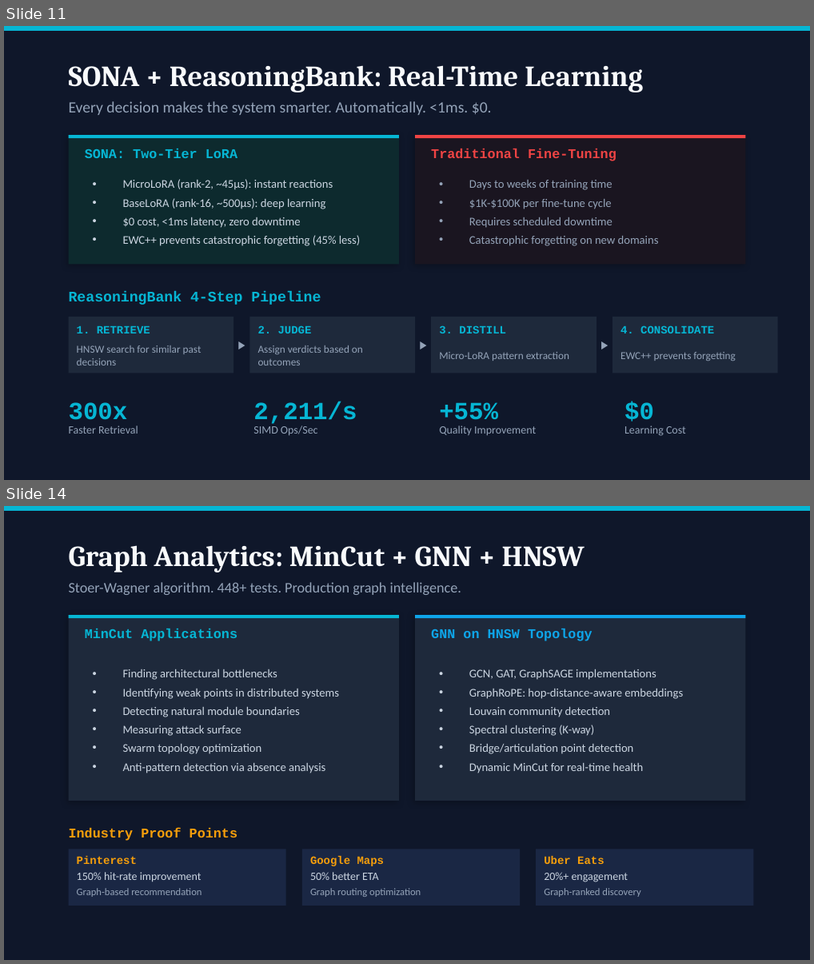
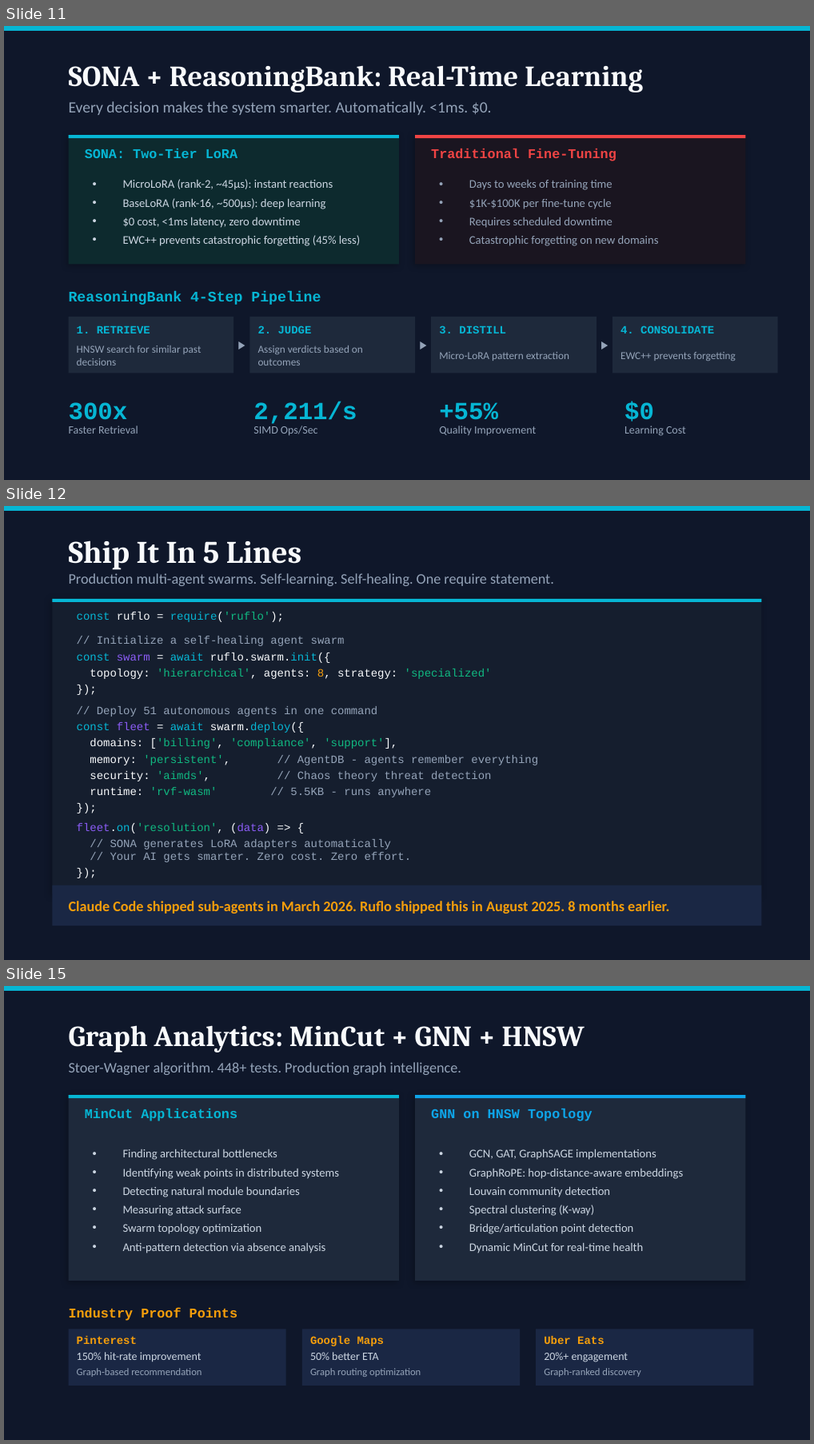
Before and after one commit to JLMA-Agentic-Ai/jlma-Ask-Ruvnet, a slide deck: docs/presentations/CTO-Deck-RuvNet-2026.pptx. Shown one above the other, each under a label of ours: slides 11 and 14 before the commit, slides 11, 12 and 15 after it; the slides between them are not shown. The pictures are 814x964 and 814x1444 pixels, drawn with LibreOffice and Linux fonts; fonts in the diff are those of the drawing. Boxes give left, top, right and bottom in pixels: in the first picture for what was removed or moved away, otherwise in the second. Text is boxed around its words. In the diff, an @@ line names an element or a change of style, - is before the commit and + after.

```diff
--- a/docs/presentations/CTO-Deck-RuvNet-2026.pptx
+++ b/docs/presentations/CTO-Deck-RuvNet-2026.pptx
@@ slide 12 added at bbox=[4, 506, 810, 960], background #0F172A @@
@@ rectangle added at bbox=[4, 506, 810, 511], fill #06B6D4 @@
@@ text added at bbox=[69, 540, 302, 570], 28 pt, text #F8FAFC, bold @@
+Ship It In 5 Lines
@@ text added at bbox=[69, 573, 554, 586], 13 pt, text #94A3B8 @@
+Production multi-agent swarms. Self-learning. Self-healing. One require statement.
@@ rectangle added at bbox=[52, 599, 762, 893], fill #151E2E @@
@@ rectangle added at bbox=[52, 599, 762, 602], fill #06B6D4 @@
@@ text added at bbox=[77, 612, 284, 622], 10 pt, text #06B6D4 @@
+const ruflo = require('ruflo');
@@ text added at bbox=[97, 636, 345, 646], 10 pt, text #94A3B8 @@
+// Initialize a self-healing agent swarm
@@ text added at bbox=[77, 652, 331, 663], 10 pt, text #F8FAFC @@
+const swarm = await ruflo.swarm.init({
@@ text added at bbox=[90, 668, 492, 679], 10 pt, text #F8FAFC @@
+topology: 'hierarchical', agents: 8, strategy: 'specialized'
@@ text added at bbox=[77, 680, 738, 697], 10 pt, text #F8FAFC @@
+});
@@ text added at bbox=[97, 706, 378, 716], 10 pt, text #94A3B8 @@
+// Deploy 51 autonomous agents in one command
@@ text added at bbox=[77, 722, 304, 732], 10 pt, text #06B6D4 @@
+const fleet = await swarm.deploy({
@@ text added at bbox=[90, 738, 398, 748], 10 pt, text #10B981 @@
+domains: ['billing', 'compliance', 'support'],
@@ text added at bbox=[90, 755, 538, 765], 10 pt, text #94A3B8 @@
+memory: 'persistent', // AgentDB - agents remember everything
@@ text added at bbox=[90, 771, 491, 781], 10 pt, text #94A3B8 @@
+security: 'aimds', // Chaos theory threat detection
@@ text added at bbox=[90, 787, 431, 797], 10 pt, text #94A3B8 @@
+runtime: 'rvf-wasm' // 5.5KB - runs anywhere
@@ text added at bbox=[77, 798, 738, 816], 10 pt, text #F8FAFC @@
+});
@@ text added at bbox=[77, 823, 270, 833], 10 pt, text #10B981 @@
+fleet.on('resolution', (data) => {
@@ text added at bbox=[110, 839, 391, 849], 10 pt, text #94A3B8 @@
+// SONA generates LoRA adapters automatically
@@ text added at bbox=[77, 863, 738, 880], 10 pt, text #F8FAFC @@
+});
@@ text added at bbox=[110, 852, 412, 862], 10 pt, text #94A3B8 @@
+// Your AI gets smarter. Zero cost. Zero effort.
@@ rectangle added at bbox=[52, 885, 762, 925], fill #1A2744 @@
@@ text added at bbox=[69, 900, 670, 913], 13 pt, text #F59E0B, bold @@
+Claude Code shipped sub-agents in March 2026. Ruflo shipped this in August 2025. 8 months earlier.
@@ what was slide 14 is now slide 15 @@
```
Also in this commit, not shown: 7 slides changed, 1 other slide added, 1 slide removed, 7 other files.
